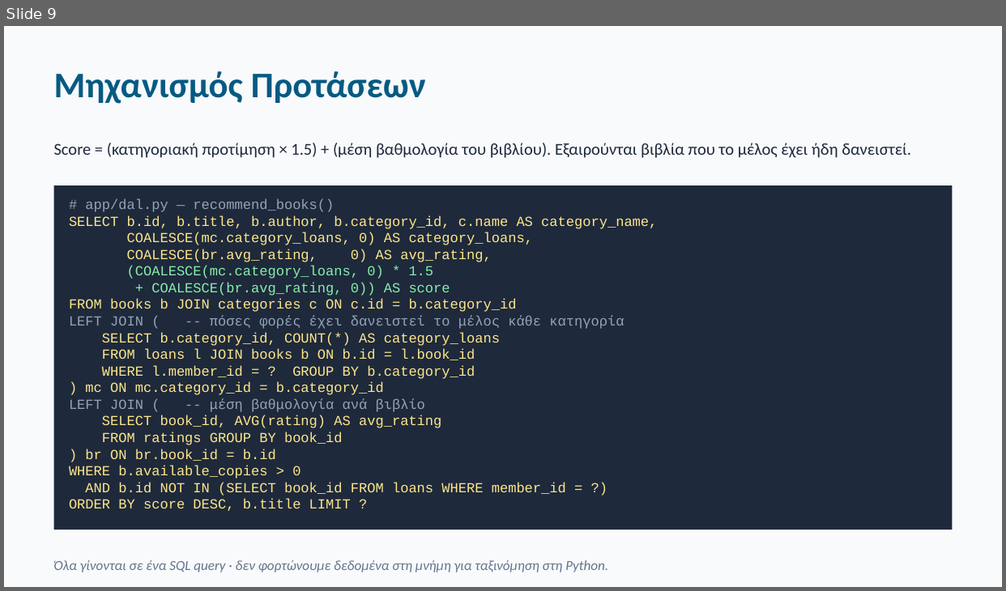
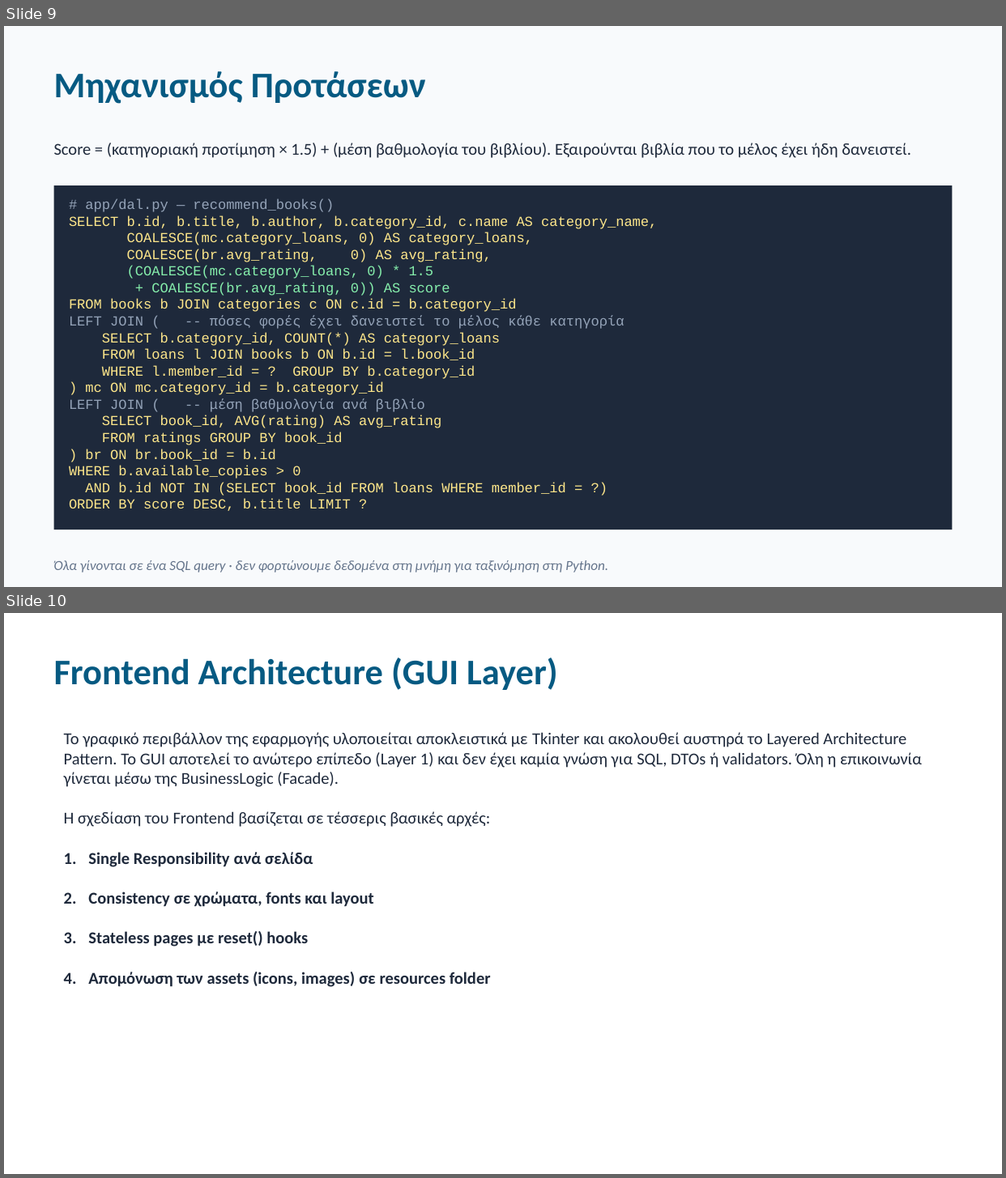
Before and after one commit to JohnNtirintis/EAP-Python-SQLLite-Demo, a slide deck: presentation/presentation.pptx. Shown one above the other, each under a label of ours: slide 9 before the commit, slides 9 and 10 after it. The pictures are 1006x591 and 1006x1178 pixels, drawn with LibreOffice and Linux fonts; fonts in the diff are those of the drawing. Boxes give left, top, right and bottom in pixels: in the first picture for what was removed or moved away, otherwise in the second. Text is boxed around its words. In the diff, an @@ line names an element or a change of style, - is before the commit and + after.

```diff
--- a/presentation/presentation.pptx
+++ b/presentation/presentation.pptx
@@ slide 10 added at bbox=[4, 613, 1002, 1174], background #FFFFFF @@
@@ text added at bbox=[54, 658, 558, 690], 26 pt, text #065A82, bold @@
+Frontend Architecture (GUI Layer)
@@ text added at bbox=[64, 732, 922, 987], 12 pt, text #1E293B @@
+Το γραφικό περιβάλλον της εφαρμογής υλοποιείται αποκλειστικά με Tkinter και ακολουθεί αυστηρά το Layered Architecture Pattern. Το GUI αποτελεί το ανώτερο επίπεδο (Layer 1) και δεν έχει καμία γνώση για SQL, DTOs ή validators. Όλη η επικοινωνία γίνεται μέσω της BusinessLogic (Facade).
+Η σχεδίαση του Frontend βασίζεται σε τέσσερις βασικές αρχές:
+1. Single Responsibility ανά σελίδα
+2. Consistency σε χρώματα, fonts και layout
+3. Stateless pages με reset() hooks
+4. Απομόνωση των assets (icons, images) σε resources folder
```
Also in this commit, not shown: 2 other slides added.
